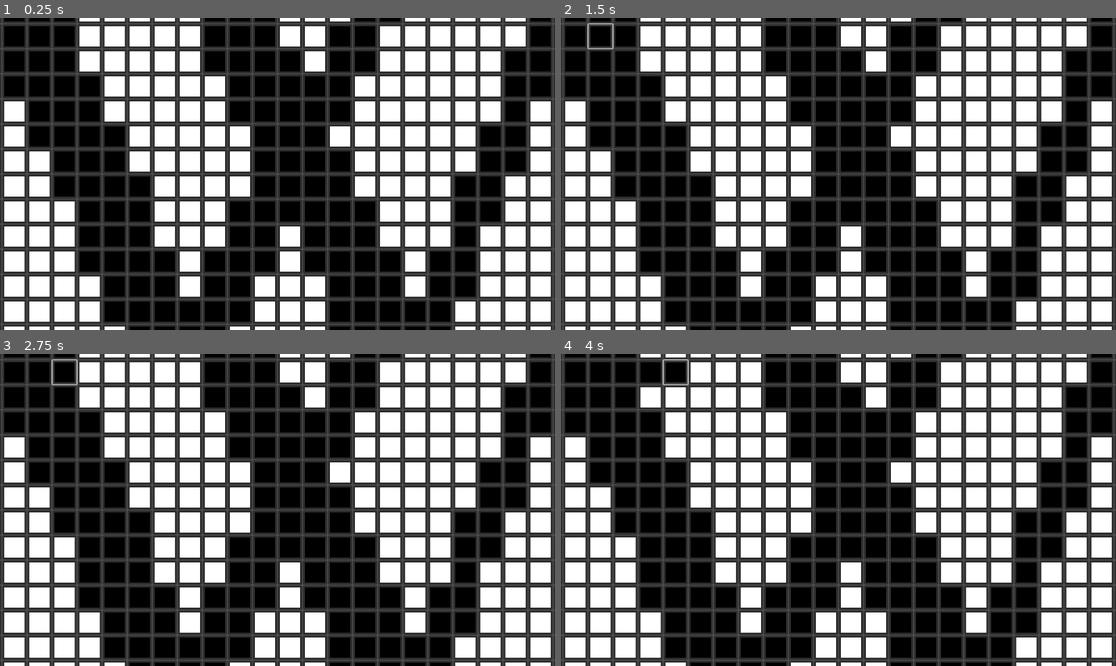
Above: before the commit, frames 1-4 (two rows, left to right).
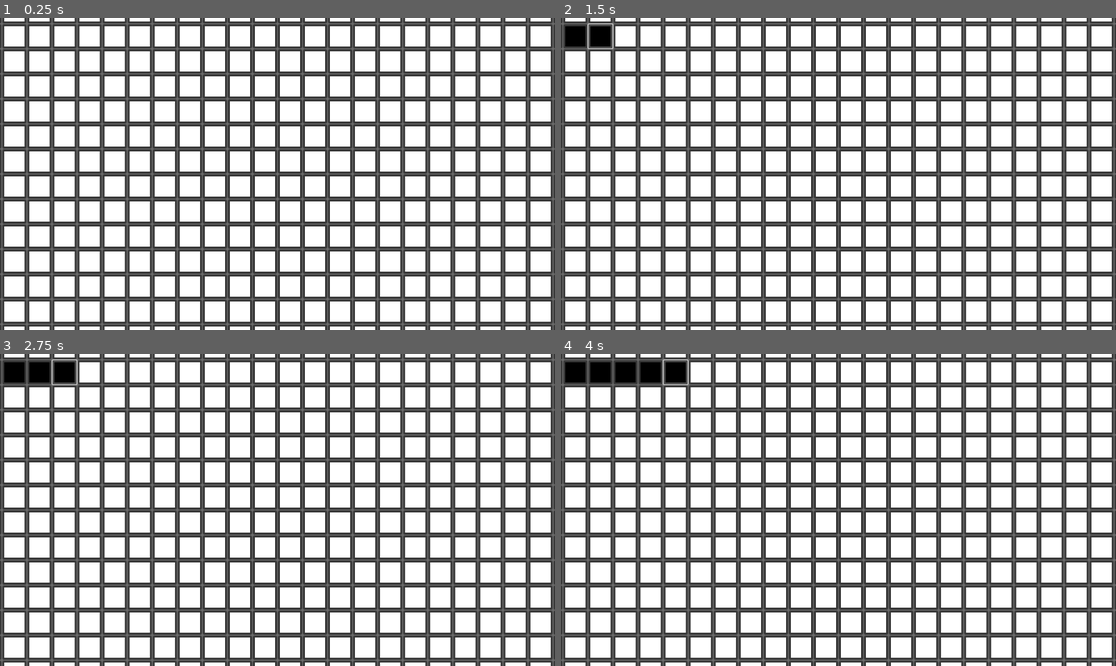
Above: after the commit, the same moments.

Repository: puzzlePictures/puzzPics
Game: Godot game, scene res://main.tscn
Two runs of this game, one before a commit and one after it. Both use one fixed random seed, a clock stepped at 60 frames per second and the inputs below. Before the commit the project starts from res://game_elements/grid.tscn.
Inputs (mouse positions are in pixels of both pictures, inside the frame that each line leads up to):
- Up to frame 1 (0.25 s): no input
- Up to frame 2 (1.5 s): click (577, 36) at 0.52 s; click (599, 36) at 1.27 s
- Up to frame 3 (2.75 s): click (66, 372) at 2.02 s
- Up to frame 4 (4 s): click (649, 372) at 2.77 s; click (677, 372) at 3.52 s

The runs differ from the first frame. In frame 1, 36% of the frame differs, in the area x 0-100%, y 0-100%; in frame 2, 36%; in frame 3, 35%; in frame 4, 35%.

Commit message:
Implemented Win State check + response
Also combined all elements into one individual scene. Main will be the actual game view

Diff:
--- a/game_elements/column_clue_container.gd
+++ b/game_elements/column_clue_container.gd
@@ -24,7 +24,7 @@
 		# push_[style]() methods add styling to BBCode text in label
 		clue_set.push_font_size(TEXT_SIZE * 2 / 3)
 		clue_set.push_bold()
-		clue_set.push_color(Color.CADET_BLUE)
+		clue_set.push_color(Color.BLUE)
 		clue_set.fit_content = true
 		clue_set.text_direction = Control.TEXT_DIRECTION_RTL
 
--- a/game_elements/grid.gd
+++ b/game_elements/grid.gd
@@ -1,20 +1,26 @@
 extends GridContainer
+
+signal puzzle_solved
 
 # 2D array to store Cell node references
 var cells: Array[Array] = []
 # 2D array to store grid state (0: empty, 1: filled, 2: marked)
 var grid_state: Array[PackedByteArray] = []
+var filled_count: int = 0
 
 var puzzle_data: Dictionary = {}
 var solution: Array[PackedByteArray] = []
+var solution_pixel_count: int = 50
 var cols: int = 10
 var rows: int = 10
 
+# think about making the cell size dependent on the number of columns and rows
 const CELL_SIZE = 50
 
 func _ready() -> void:
 	puzzle_data = Puzzles.data[Puzzles.curr_puzzle_idx]
 	solution.assign(puzzle_data["solution"])
+	solution_pixel_count = puzzle_data["total_pixel_count"]
 	cols = puzzle_data['columns']
 	rows = puzzle_data['rows']
 
@@ -38,8 +44,8 @@
 			# Customize node
 			cell.custom_minimum_size = Vector2(CELL_SIZE, CELL_SIZE)
 			cell.pressed.connect(_on_cell_clicked.bind(x, y))
-			#cell.icon = preload("res://cell_states/empty.svg")
-			cell.icon = preload("res://cell_states/empty.svg") if puzzle_data['solution'][y][x] == 0 else preload("res://cell_states/filled.svg")
+			cell.icon = preload("res://cell_states/empty.svg")
+			#cell.icon = preload("res://cell_states/empty.svg") if puzzle_data['solution'][y][x] == 0 else preload("res://cell_states/filled.svg")
 			cell.expand_icon = true
 
 			add_child(cell)
@@ -53,22 +59,32 @@
 		grid_state[row][col] = 2
 		cells[row][col].icon = preload("res://cell_states/marked.svg")
 	elif grid_state[row][col] == 0:
+		# Update count
+		filled_count += 1
+
 		grid_state[row][col] = 1
 		cells[row][col].icon = preload("res://cell_states/filled.svg")
 	else:
+		# Update count if the cell was filled before
+		if grid_state[row][col] == 1: filled_count -= 1
+
 		grid_state[row][col] = 0
 		cells[row][col].icon = preload("res://cell_states/empty.svg")
 
-#func _on_Reset_pressed():
-	## Reset grid state
-	#for y in range(rows):
-		#for x in range(cols):
-			#grid_state[y][x] = 0
-#
-	## Reset cell colors
-	#for y in range(rows):
-		#for x in range(cols):
-			#cells[y][x].icon = preload("res://cell_states/empty.svg")
+	# Check for win state
+	if filled_count == solution_pixel_count:
+		check_win_state()
+
+func check_win_state() -> void:
+	for row in range(rows):
+		for col in range(cols):
+			if solution[row][col] == 1 and grid_state[row][col] != 1:
+				return
+			elif solution[row][col] == 0 and grid_state[row][col] == 1:
+				return
+
+	# If the loop completes without exiting early
+	puzzle_solved.emit()
 
 # Called every frame. 'delta' is the elapsed time since the previous frame.
 func _process(delta: float) -> void: pass
--- /dev/null
+++ b/main.gd
@@ -0,0 +1,33 @@
+extends Node
+
+# Called when the node enters the scene tree for the first time.
+func _ready() -> void:
+	var grid_size_vector = $Grid.get_minimum_size()
+
+	# Use this for scale calcs
+	print(grid_size_vector)
+	print($ColumnClueContainer.get_minimum_size())
+	print($RowClueContainer.get_minimum_size())
+
+	$BackgroundColor.color = Color.CADET_BLUE
+	$GridBackLight.color = Color.DIM_GRAY
+
+	$GridBackLight.size = grid_size_vector
+	$GridBackLight.position -= $GridBackLight.size / 2
+
+	$ColumnClueContainer.position.y -= (grid_size_vector.y / 2) + ($ColumnClueContainer.get_minimum_size().y / 2)
+	$RowClueContainer.position.x -= (grid_size_vector.x / 2) + ($RowClueContainer.get_minimum_size().x / 2) + 10
+
+	#print($Grid.position)
+	#print($ColumnClueContainer.position)
+	#print($RowClueContainer.position)
+
+	$RowClueContainer.position.y += 5
+
+func _puzzle_solved() -> void:
+	for row in range($Grid.rows):
+		for col in range($Grid.cols):
+			$Grid.cells[row][col].disabled = true
+
+# Called every frame. 'delta' is the elapsed time since the previous frame.
+func _process(delta: float) -> void: pass
--- /dev/null
+++ b/main.tscn
@@ -0,0 +1,41 @@
+[gd_scene load_steps=5 format=3 uid="uid://qsn5ujtm2nss"]
+
+[ext_resource type="Script" path="res://main.gd" id="1_nppdh"]
+[ext_resource type="PackedScene" uid="uid://cdiat0vyml4rk" path="res://game_elements/grid.tscn" id="1_vievi"]
+[ext_resource type="PackedScene" uid="uid://cnodwe4m7vwlu" path="res://game_elements/column_clue_container.tscn" id="2_g5i62"]
+[ext_resource type="PackedScene" uid="uid://plu73wdvtlt3" path="res://game_elements/row_clue_container.tscn" id="3_n5fao"]
+
+[node name="Main" type="Node"]
+script = ExtResource("1_nppdh")
+
+[node name="BackgroundColor" type="ColorRect" parent="."]
+anchors_preset = 15
+anchor_right = 1.0
+anchor_bottom = 1.0
+grow_horizontal = 2
+grow_vertical = 2
+
+[node name="GridBackLight" type="ColorRect" parent="."]
+anchors_preset = 8
+anchor_left = 0.5
+anchor_top = 0.5
+anchor_right = 0.5
+anchor_bottom = 0.5
+grow_horizontal = 2
+grow_vertical = 2
+
+[node name="Grid" parent="." instance=ExtResource("1_vievi")]
+
+[node name="ColumnClueContainer" parent="." instance=ExtResource("2_g5i62")]
+offset_left = 0.0
+offset_top = 0.0
+offset_right = 0.0
+offset_bottom = 0.0
+
+[node name="RowClueContainer" parent="." instance=ExtResource("3_n5fao")]
+offset_left = 0.0
+offset_top = 0.0
+offset_right = 0.0
+offset_bottom = 0.0
+
+[connection signal="puzzle_solved" from="Grid" to="." method="_puzzle_solved"]
--- a/project.godot
+++ b/project.godot
@@ -11,7 +11,7 @@
 [application]
 
 config/name="puzzPics"
-run/main_scene="res://game_elements/grid.tscn"
+run/main_scene="res://main.tscn"
 config/features=PackedStringArray("4.3", "Forward Plus")
 config/icon="res://icon.svg"
 
@@ -26,7 +26,7 @@
 
 [editor_plugins]
 
-enabled=PackedStringArray("res://addons/cell_node/plugin.cfg")
+enabled=PackedStringArray()
 
 [input]
 
Not shown, changed: .DS_Store
